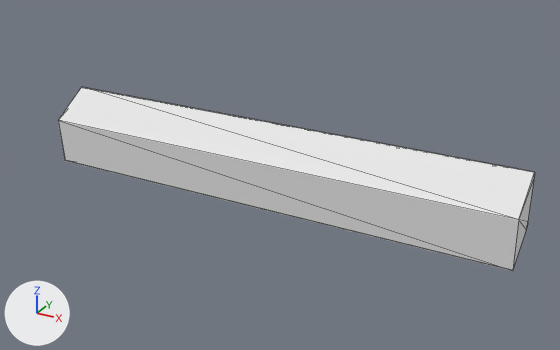
Renders of the OBJ model assets/urdf/fmb_insertion/hexagon/peg/peg_coll_00.obj from each side of a commit.
Before and after are seen from a 50 mm lens placed at (0.1056, -0.1767, 0.0863), pointed at (0.0071, 0.0023, -0.0032). Lighting does not change. The marker at lower left points along +X, +Y and +Z. The first picture is the older version. Mesh edges are drawn as thin lines. Where no turn or scale is listed for an object, it has been applied to the vertices.

Names of what the first picture shows: 'peg_coll_00'.
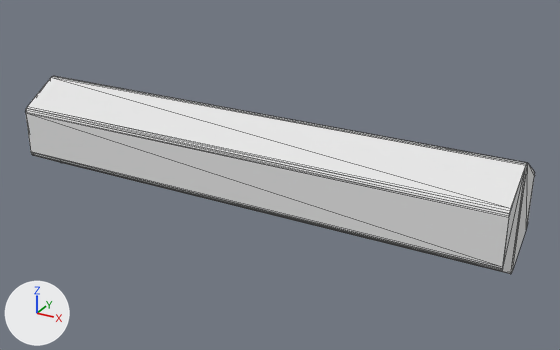
Edits to the bpy script that builds the scene:
```text
Change me_peg_coll_00:
    used by ob_peg_coll_00; location = (0.0, 0.0, 0.0)
    remove me_peg_coll_00.from_pydata(...)  # 36 vertices, 68 faces; spans x -0.075..0.075, y 0.0..0.013, z -0.015..0.008
    add me_peg_coll_00.from_pydata(...)  # 60 vertices, 116 faces; spans x -0.075..0.075, y -0.013..0.013, z -0.015..0.015
    me_peg_coll_00 part 1
    14 vertices are removed from x -0.075..0.075, y 0.0..0.013, z -0.008..0.008
    54 faces are deleted
    21 vertices are added at x -0.075..0.075, y -0.013..0.012, z -0.015..0.015
    17 new vertices lie (0.15, 0.0, 0.0) away from vertices in x -0.075, y -0.013..0.001, z -0.015..0.015
    102 new faces join them
```

Where the change shows, as pixel boxes [x1, y1, x2, y2] in the pictures (560 x 350 px):
'peg_coll_00', reshaped (7% wider, 8% taller): before [58, 87, 535, 271]; after [25, 76, 535, 274]
